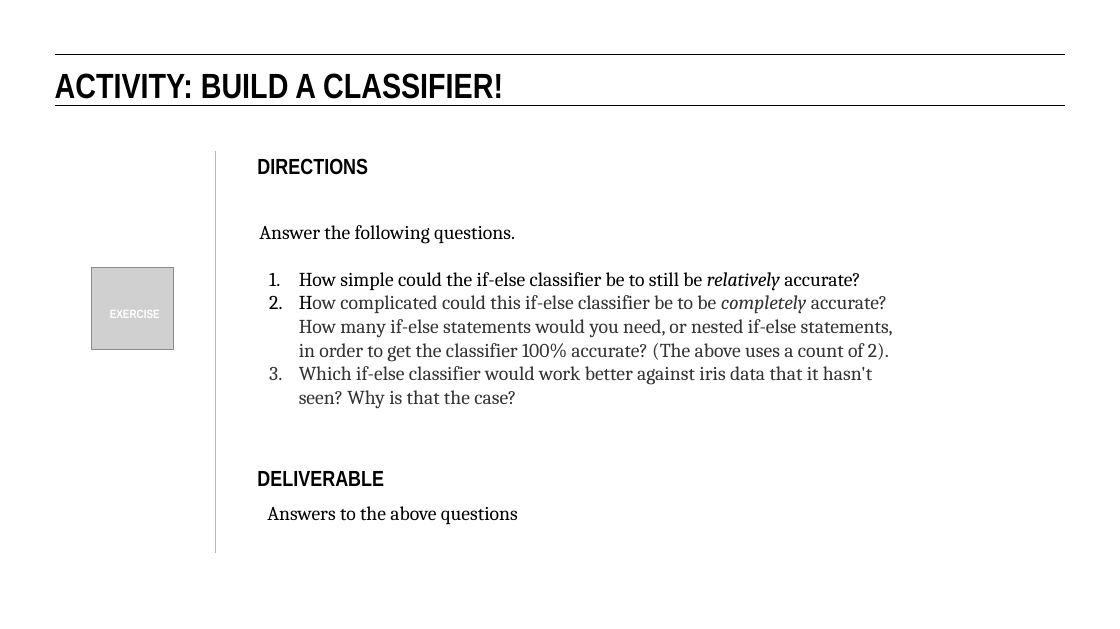
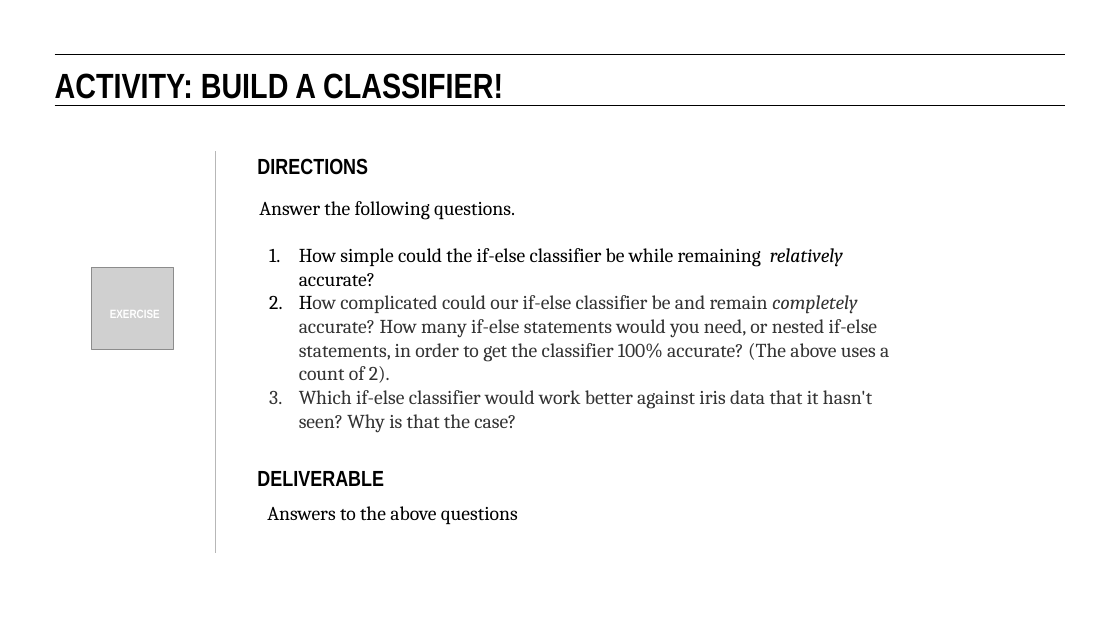
Before and after one commit to eflautt/ga-data-science, a slide deck: slide 25 of lessons/lesson-08/08-intro-to-classification.pptx. Drawn at 1120x629 pixels with LibreOffice and Linux fonts; fonts in the diff are those of the drawing; grey boxes stand for pictures. Boxes give left, top, right and bottom in pixels: in the first picture for what was removed or moved away, otherwise in the second. Text is boxed around its words. In the diff, an @@ line names an element or a change of style, - is before the commit and + after.

```diff
--- a/lessons/lesson-08/08-intro-to-classification.pptx
+++ b/lessons/lesson-08/08-intro-to-classification.pptx
@@ text at <box>299,248,889,383</box>: text changed @@
-1. How simple could the if-else classifier be to still be relatively accurate?
-2. How complicated could this if-else classifier be to be completely accurate? How many if-else statements would you need, or nested if-else statements, in order to get the classifier 100% accurate? (The above uses a count of 2).
+1. How simple could the if-else classifier be while remaining relatively accurate?
+2. How complicated could our if-else classifier be and remain completely accurate? How many if-else statements would you need, or nested if-else statements, in order to get the classifier 100% accurate? (The above uses a count of 2).
```
Also in this commit, not shown: 12 other slides changed, 3 slides added.
